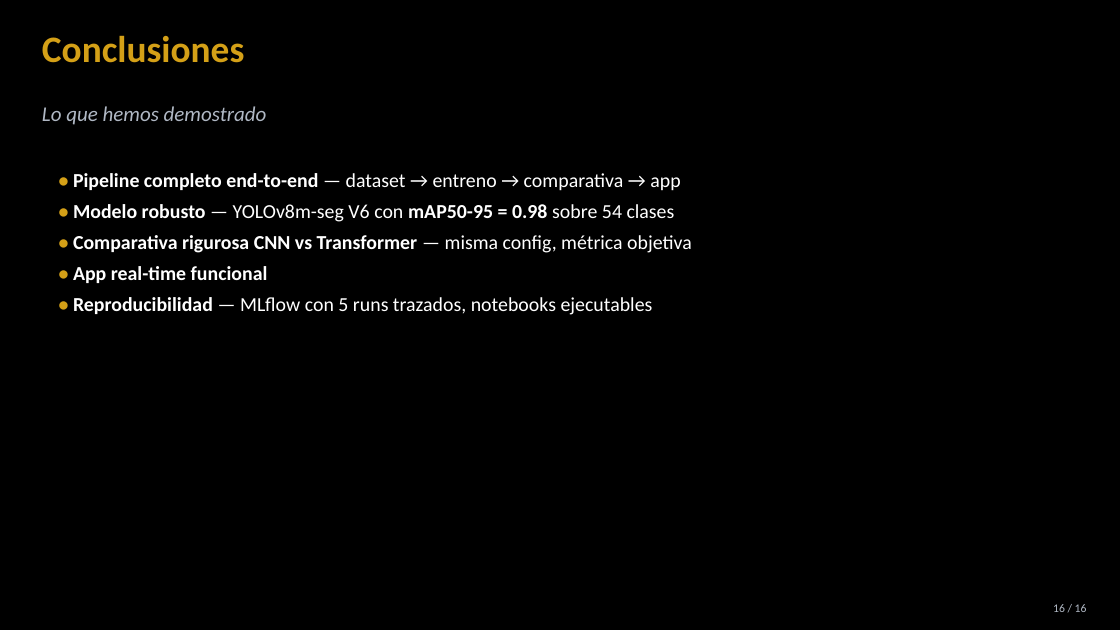
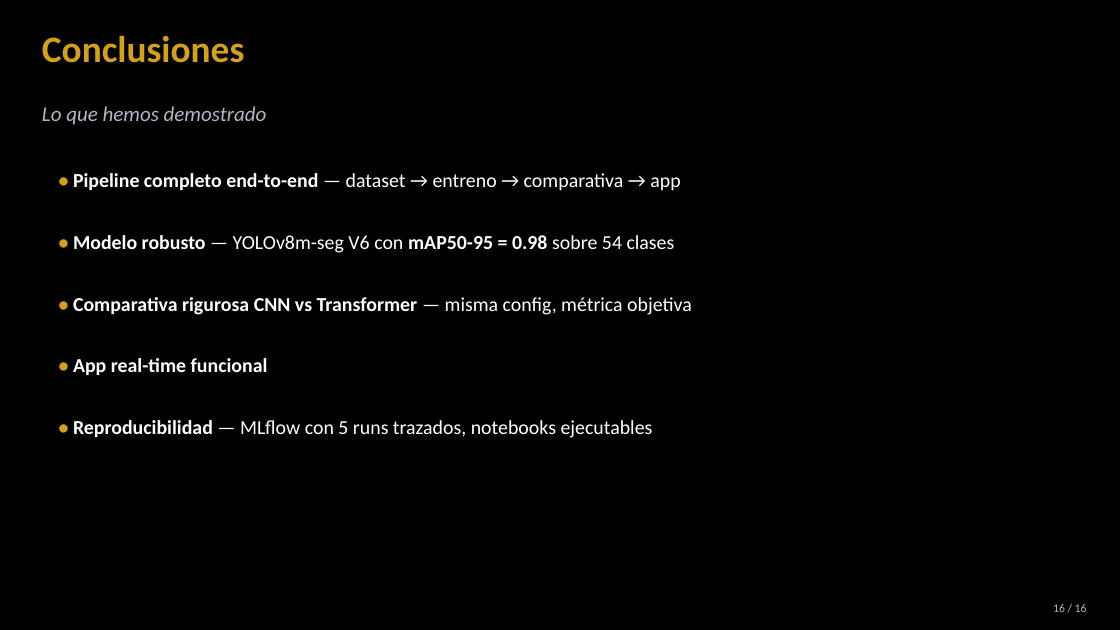
Before and after one commit to davidmoreda/blackjack-VAI, a slide deck: slide 15 of docs/presentation_assets/BlackjackVAI_presentacion.pptx. Drawn at 1120x630 pixels with LibreOffice and Linux fonts; fonts in the diff are those of the drawing. Boxes give left, top, right and bottom in pixels: in the first picture for what was removed or moved away, otherwise in the second. Text is boxed around its words. In the diff, an @@ line names an element or a change of style, - is before the commit and + after.

Commit message:
Modelo Final web . Presentacion borrador 1

```diff
--- a/docs/presentation_assets/BlackjackVAI_presentacion.pptx
+++ b/docs/presentation_assets/BlackjackVAI_presentacion.pptx
@@ text "• Pipeline completo end-to-end — ..." rewrapped from [73, 173, 692, 315] to [73, 173, 692, 438] @@
```
Also in this commit, not shown: 5 other slides changed, 9 other files.
